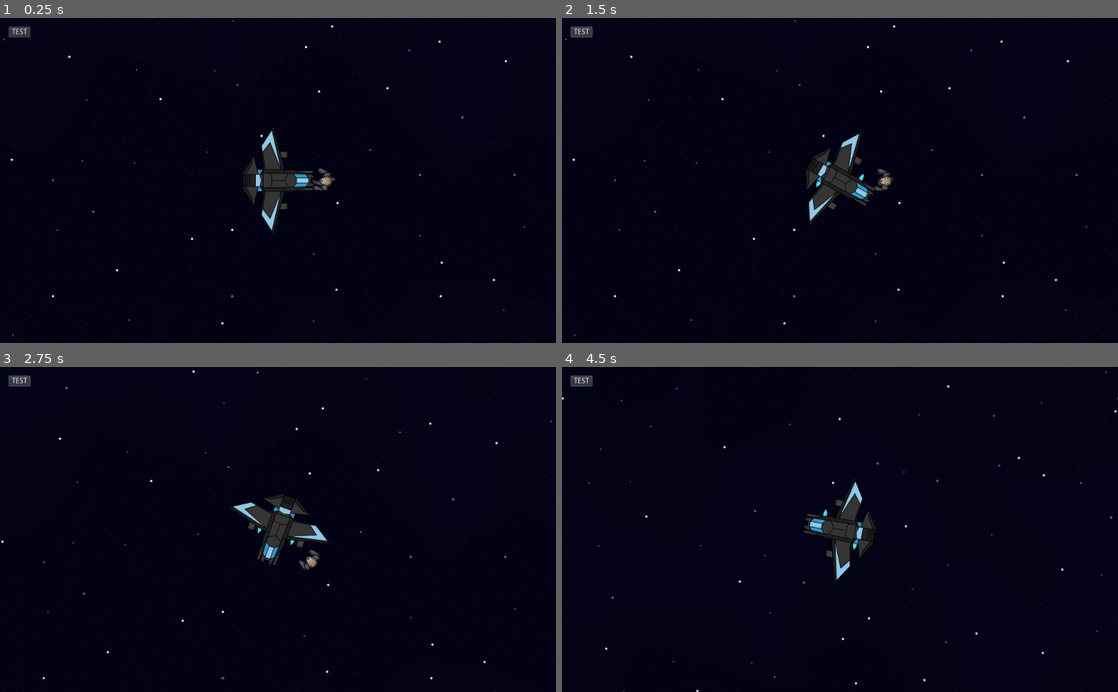
Above: before the commit, frames 1-4 (two rows, left to right).
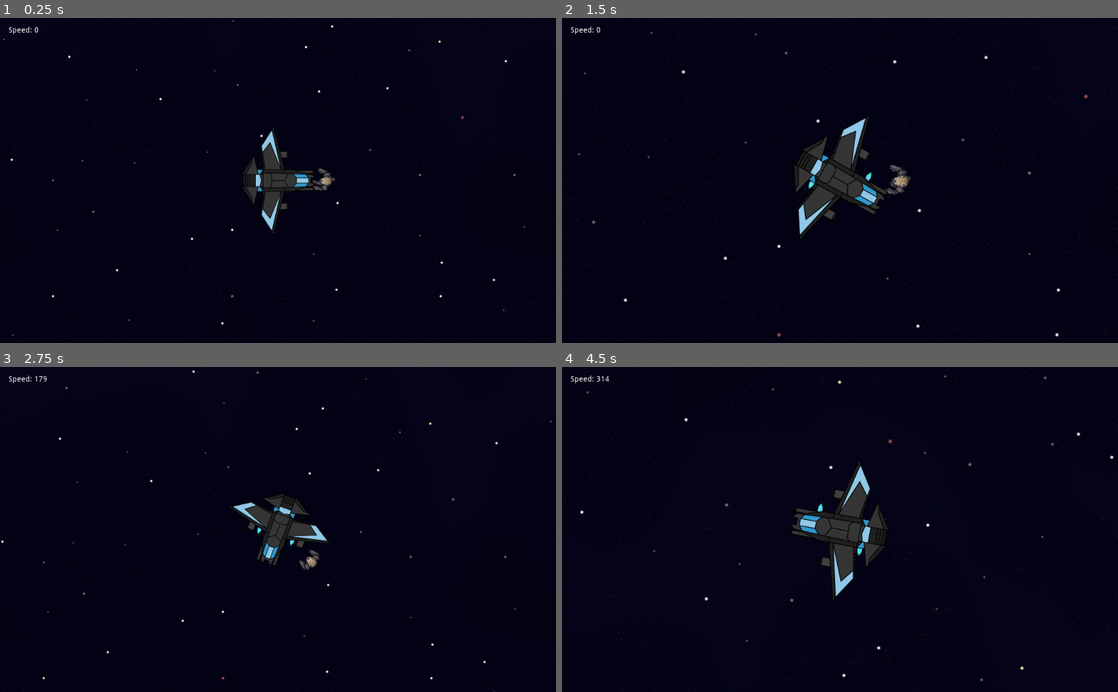
Above: after the commit, the same moments.

Repository: Bradels/minijam2022
Game: Godot game, scene res://Scenes/TestWorld.tscn
Two runs of this game, one before a commit and one after it. Both use one fixed random seed, a clock stepped at 60 frames per second and the inputs below. This scene is started directly instead of the project's main scene.
Inputs (mouse positions are in pixels of both pictures, inside the frame that each line leads up to):
- Up to frame 1 (0.25 s): no input
- Up to frame 2 (1.5 s): click (584, 31) at 0.5 s, where only the run before the commit has a clickable "TEST"; move the mouse to (962, 164) at 1.27 s; hold D (right) from 1.28 s (still down); hold Mouse wheel up (zoom_in, bound only after the commit) from 1.28 s (still down)
- Up to frame 3 (2.75 s): tap Mouse wheel down (zoom_out, bound only after the commit) at 1.55, 2.1 s; move the mouse to (166, 545) at 2.02 s; release D (right) at 2.03 s; release Mouse wheel up (zoom_in, bound only after the commit) at 2.03 s; hold S (down) from 2.03 s (still down); tap Mouse wheel up (zoom_in, bound only after the commit) at 2.3 s
- Up to frame 4 (4.5 s): move the mouse to (895, 458) at 2.77 s; release S (down) at 2.78 s; press the mouse at (895, 458) at 2.78 s; hold D (right) 2.78-3.53 s; tap Mouse wheel down (zoom_out, bound only after the commit) at 3.05 s; move the mouse to (812, 594) at 3.52 s; release the mouse at (812, 594) at 3.53 s; hold W (ship_forward) 3.53-4.28 s; right-click (812, 594) at 3.6 s; tap Mouse wheel up (zoom_in, bound only after the commit) at 3.8 s; move the mouse to (1006, 578) at 4.27 s; hold A (left) from 4.28 s (still down); hold Mouse wheel up (zoom_in, bound only after the commit) from 4.28 s (still down)

The runs differ from the first frame. In frame 1, 0.1% of the frame differs, in the area x 1-7%, y 2-6%; in frame 2, 2.8%, in the area x 0-100%, y 0-100%; in frame 3, 0.2%; in frame 4, 2.3%.

Commit message:
feat: speedometer and zoom levels

Diff:
--- a/Scenes/Entities/Spaceship.tscn
+++ b/Scenes/Entities/Spaceship.tscn
@@ -1,10 +1,11 @@
-[gd_scene load_steps=10 format=2]
+[gd_scene load_steps=11 format=2]
 
 [ext_resource path="res://Sprites/Spaceship.png" type="Texture" id=1]
 [ext_resource path="res://Scripts/Entities/Spaceship/Spaceship.gd" type="Script" id=2]
 [ext_resource path="res://Sprites/Thruster.png" type="Texture" id=3]
 [ext_resource path="res://Scripts/Entities/Spaceship/Thrusters.gd" type="Script" id=4]
 [ext_resource path="res://Scripts/Entities/Spaceship/Weapons.gd" type="Script" id=5]
+[ext_resource path="res://Scripts/Entities/Spaceship/Camera.gd" type="Script" id=6]
 
 [sub_resource type="CircleShape2D" id=12]
 radius = 60.0
@@ -27,101 +28,108 @@
 "speed": 12.0
 } ]
 
-[node name="Spaceship" type="Node2D"]
-
-[node name="Spaceship" type="KinematicBody2D" parent="." groups=["Players"]]
+[node name="Spaceship" type="KinematicBody2D" groups=["Players"]]
 script = ExtResource( 2 )
 
-[node name="Camera" type="Camera2D" parent="Spaceship"]
+[node name="Camera" type="Camera2D" parent="."]
 current = true
+script = ExtResource( 6 )
 
-[node name="Canvas" type="CanvasLayer" parent="Spaceship/Camera"]
+[node name="Tween" type="Tween" parent="Camera"]
 
-[node name="HUD" type="Control" parent="Spaceship/Camera/Canvas"]
+[node name="Canvas" type="CanvasLayer" parent="Camera"]
+
+[node name="HUD" type="Control" parent="Camera/Canvas"]
 __meta__ = {
 "_edit_use_anchors_": false
 }
 
-[node name="Button" type="Button" parent="Spaceship/Camera/Canvas/HUD"]
+[node name="Speed" type="Label" parent="Camera/Canvas/HUD"]
 margin_left = 16.0
 margin_top = 16.0
-text = "TEST"
-__meta__ = {
-"_edit_use_anchors_": false
-}
+margin_right = 40.0
+margin_bottom = 14.0
+text = "Speed: "
 
-[node name="Sprite" type="Sprite" parent="Spaceship"]
+[node name="Sprite" type="Sprite" parent="."]
 rotation = 1.5708
 scale = Vector2( 0.5, 0.5 )
 z_index = 1
 texture = ExtResource( 1 )
 
-[node name="CollisionBox" type="CollisionShape2D" parent="Spaceship"]
+[node name="CollisionBox" type="CollisionShape2D" parent="."]
 shape = SubResource( 12 )
 
-[node name="Thrusters" type="Node2D" parent="Spaceship"]
+[node name="Thrusters" type="Node2D" parent="."]
 script = ExtResource( 4 )
 
-[node name="Primary" type="AnimatedSprite" parent="Spaceship/Thrusters"]
+[node name="Primary" type="AnimatedSprite" parent="Thrusters"]
 position = Vector2( -80, 0 )
 rotation = 1.5708
 scale = Vector2( 0.5, 0.5 )
 frames = SubResource( 16 )
+frame = 1
 playing = true
 
-[node name="ReverseLeft" type="AnimatedSprite" parent="Spaceship/Thrusters"]
+[node name="ReverseLeft" type="AnimatedSprite" parent="Thrusters"]
 position = Vector2( 12, -32 )
 rotation = 1.5708
 scale = Vector2( 0.2, 0.2 )
 frames = SubResource( 16 )
+frame = 1
 playing = true
 flip_v = true
 
-[node name="ReverseRight" type="AnimatedSprite" parent="Spaceship/Thrusters"]
+[node name="ReverseRight" type="AnimatedSprite" parent="Thrusters"]
 position = Vector2( 12, 32 )
 rotation = 1.5708
 scale = Vector2( 0.2, 0.2 )
 frames = SubResource( 16 )
+frame = 1
 playing = true
 flip_v = true
 
-[node name="LeftFront" type="AnimatedSprite" parent="Spaceship/Thrusters"]
+[node name="LeftFront" type="AnimatedSprite" parent="Thrusters"]
 position = Vector2( 32, -24 )
 scale = Vector2( 0.2, 0.2 )
 frames = SubResource( 16 )
+frame = 1
 playing = true
 flip_v = true
 
-[node name="LeftRear" type="AnimatedSprite" parent="Spaceship/Thrusters"]
+[node name="LeftRear" type="AnimatedSprite" parent="Thrusters"]
 position = Vector2( -32, -24 )
 scale = Vector2( 0.2, 0.2 )
 frames = SubResource( 16 )
+frame = 1
 playing = true
 flip_v = true
 
-[node name="RightFront" type="AnimatedSprite" parent="Spaceship/Thrusters"]
+[node name="RightFront" type="AnimatedSprite" parent="Thrusters"]
 position = Vector2( 32, 24 )
 scale = Vector2( 0.2, 0.2 )
 frames = SubResource( 16 )
+frame = 1
 playing = true
 
-[node name="RightRear" type="AnimatedSprite" parent="Spaceship/Thrusters"]
+[node name="RightRear" type="AnimatedSprite" parent="Thrusters"]
 position = Vector2( -32, 24 )
 scale = Vector2( 0.2, 0.2 )
 frames = SubResource( 16 )
+frame = 1
 playing = true
 
-[node name="Weapons" type="Node2D" parent="Spaceship"]
+[node name="Weapons" type="Node2D" parent="."]
 script = ExtResource( 5 )
 
-[node name="PulseLaserLeft" type="Node2D" parent="Spaceship/Weapons"]
+[node name="PulseLaserLeft" type="Node2D" parent="Weapons"]
 position = Vector2( 64, -16 )
 
-[node name="PulseLaserRight" type="Node2D" parent="Spaceship/Weapons"]
+[node name="PulseLaserRight" type="Node2D" parent="Weapons"]
 position = Vector2( 64, 16 )
 
-[node name="RailgunLeft" type="Node2D" parent="Spaceship/Weapons"]
+[node name="RailgunLeft" type="Node2D" parent="Weapons"]
 position = Vector2( 20, -48 )
 
-[node name="RailgunRight" type="Node2D" parent="Spaceship/Weapons"]
+[node name="RailgunRight" type="Node2D" parent="Weapons"]
 position = Vector2( 20, 48 )
--- /dev/null
+++ b/Scripts/Entities/Spaceship/Camera.gd
@@ -0,0 +1,35 @@
+extends Camera2D
+
+var zoom_default : float = 1
+var zoom_max : float = 0.75
+var zoom_min : float = 2
+
+onready var tween = $Tween
+
+func _ready():
+	_set_zoom(zoom_default)
+
+
+func _set_zoom(level):
+	var clamped = clamp(level, zoom_max, zoom_min)
+
+	tween.interpolate_property(
+		self,
+		"zoom",
+		zoom,
+		Vector2(clamped, clamped),
+		0.2,
+		tween.TRANS_SINE,
+		tween.EASE_OUT
+	)
+
+	tween.start()
+
+
+
+func zoom_in():
+	_set_zoom(zoom.x - 0.25)
+
+
+func zoom_out():
+	_set_zoom(zoom.x + 0.25)
--- a/Scripts/Entities/Spaceship/Spaceship.gd
+++ b/Scripts/Entities/Spaceship/Spaceship.gd
@@ -3,11 +3,15 @@
 
 onready var thrusters = $Thrusters
 onready var weapons = $Weapons
+onready var camera = $Camera
+onready var speedometer = $Camera/Canvas/HUD/Speed
 
 var acceleration : Vector2 = Vector2.ZERO
 var velocity : Vector2 = Vector2.ZERO
 var max_velocity : int = 256
 var thrust : int = 256
+
+export var is_active : bool = false
 
 
 func _physics_process(delta):
@@ -41,6 +45,7 @@
 	acceleration = acceleration.rotated(rotation)
 	velocity += acceleration * delta
 	position += move_and_slide(velocity * delta)
+	speedometer.text = 'Speed: ' + str(int(velocity.length()))
 
 
 func _process(delta):
@@ -51,3 +56,11 @@
 
 	if Input.is_action_pressed('ship_fire_secondary'):
 		weapons.fire_secondary()
+
+
+func _unhandled_input(event):
+	if (event.is_action_pressed('zoom_in')):
+		camera.zoom_in()
+
+	if (event.is_action_pressed('zoom_out')):
+		camera.zoom_out()
--- a/project.godot
+++ b/project.godot
@@ -144,6 +144,16 @@
 "events": [ Object(InputEventMouseButton,"resource_local_to_scene":false,"resource_name":"","device":0,"alt":false,"shi …(212 unchanged characters)…
  ]
 }
+zoom_in={
+"deadzone": 0.5,
+"events": [ Object(InputEventMouseButton,"resource_local_to_scene":false,"resource_name":"","device":0,"alt":false,"shift":false,"control":false,"meta":false,"command":false,"button_mask":0,"position":Vector2( 0, 0 ),"global_position":Vector2( 0, 0 ),"factor":1.0,"button_index":4,"pressed":false,"doubleclick":false,"script":null)
+ ]
+}
+zoom_out={
+"deadzone": 0.5,
+"events": [ Object(InputEventMouseButton,"resource_local_to_scene":false,"resource_name":"","device":0,"alt":false,"shift":false,"control":false,"meta":false,"command":false,"button_mask":0,"position":Vector2( 0, 0 ),"global_position":Vector2( 0, 0 ),"factor":1.0,"button_index":5,"pressed":false,"doubleclick":false,"script":null)
+ ]
+}
 
 [physics]
 
